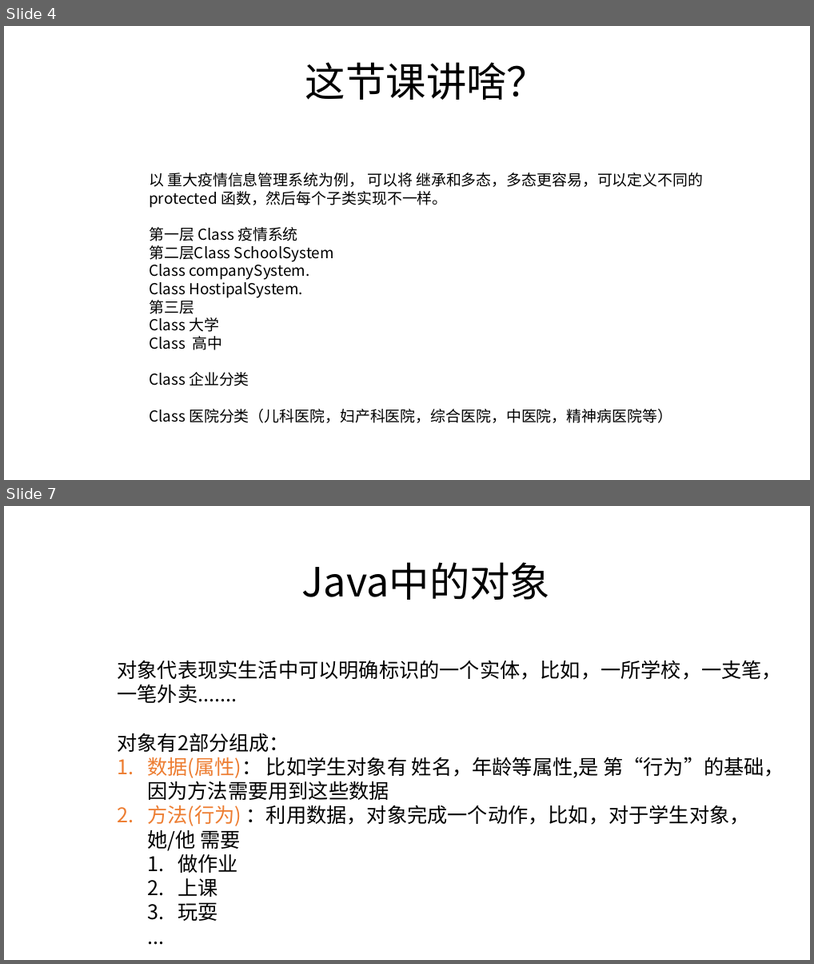
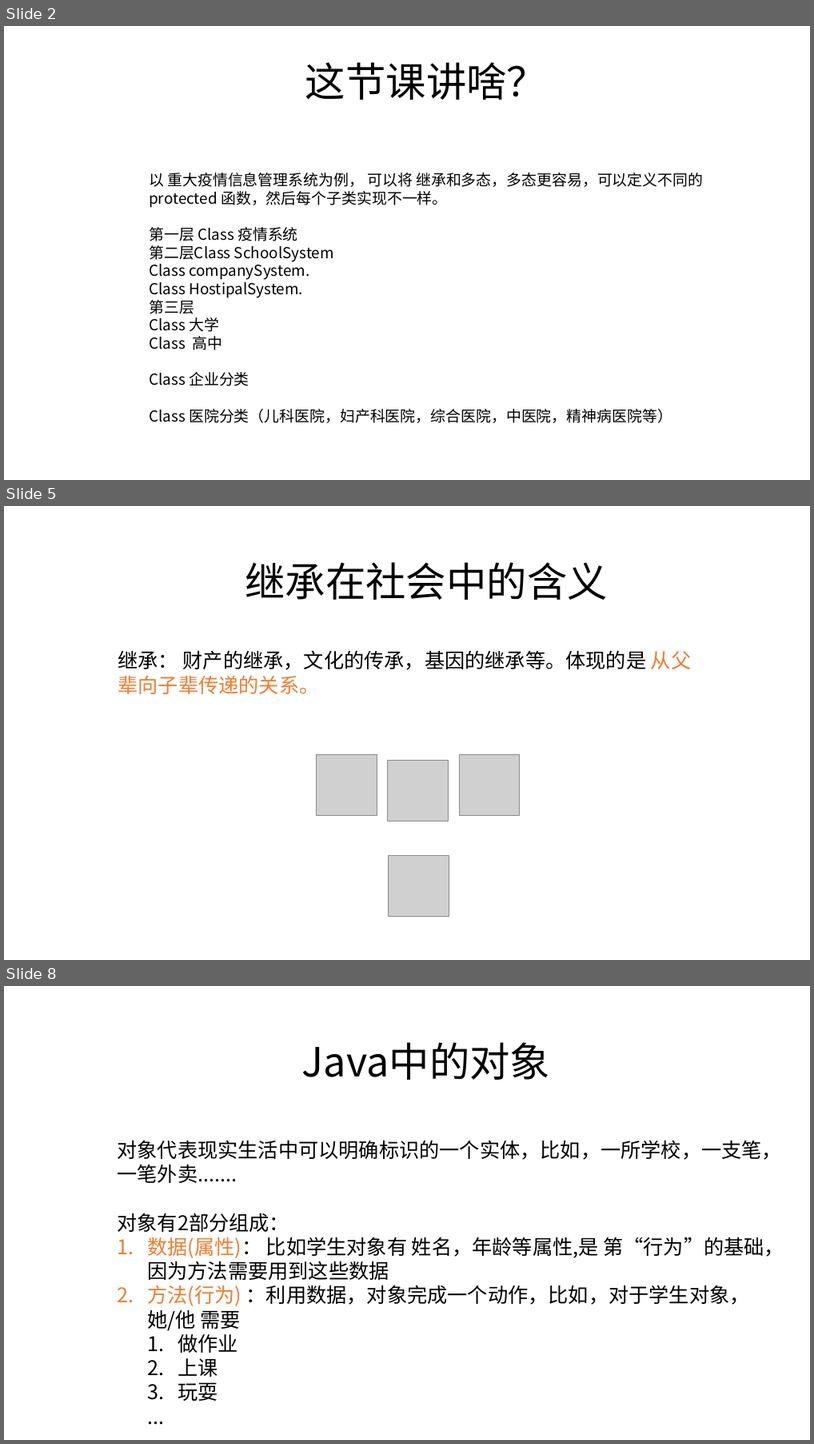
Before and after one commit to zjyesir/hmc_java_1, a slide deck: ppt/11.继承.pptx. Shown one above the other, each under a label of ours: slides 4 and 7 before the commit, slides 2, 5 and 8 after it; the slides between them are not shown. The pictures are 814x964 and 814x1444 pixels, drawn with LibreOffice and Linux fonts; fonts in the diff are those of the drawing; grey boxes stand for pictures; background and template pictures are left out. Boxes give left, top, right and bottom in pixels: in the first picture for what was removed or moved away, otherwise in the second. Text is boxed around its words. In the diff, an @@ line names an element or a change of style, - is before the commit and + after.

Commit message:
继承写的差不多，接下来写多态

```diff
--- a/ppt/11.继承.pptx
+++ b/ppt/11.继承.pptx
@@ slide 5 added at [4,506,810,960], background picture (left out) @@
@@ text added at [245,562,608,600], 48 pt, text #000000 @@
+继承在社会中的含义
@@ text added at [118,650,691,694], 24 pt, text #000000 @@
+继承： 财产的继承，文化的传承，基因的继承等。体现的是 从父辈向子辈传递的关系。
@@ picture added at [317,755,378,815] @@
@@ picture added at [388,760,449,820] @@
@@ picture added at [459,755,520,815] @@
@@ picture added at [388,855,449,916] @@
@@ what was slide 4 is now slide 2 @@
@@ what was slide 7 is now slide 8 @@
```
Also in this commit, not shown: 2 slides changed, 7 other slides added, 3 slides removed, 2 other files.
